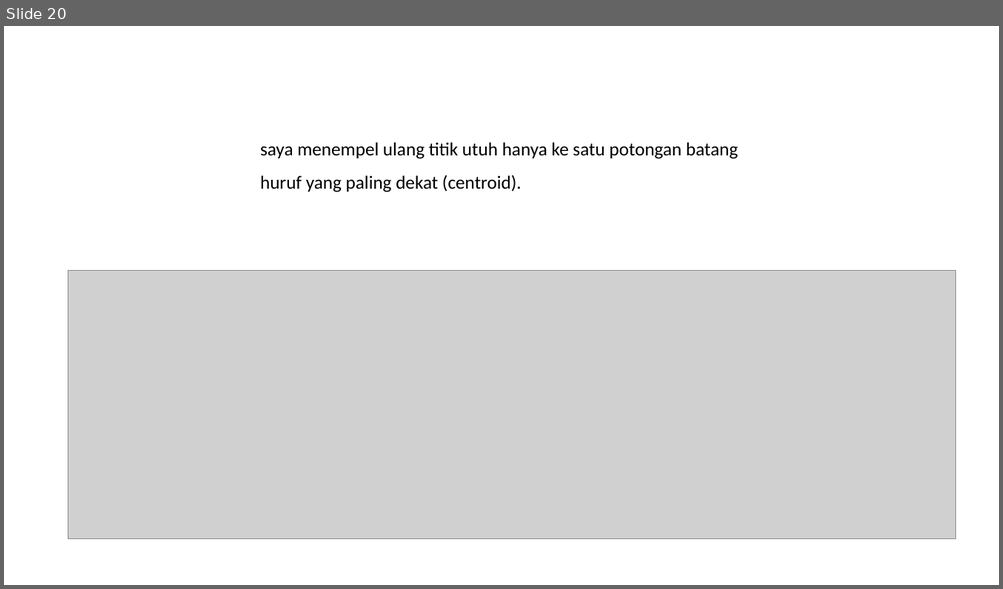
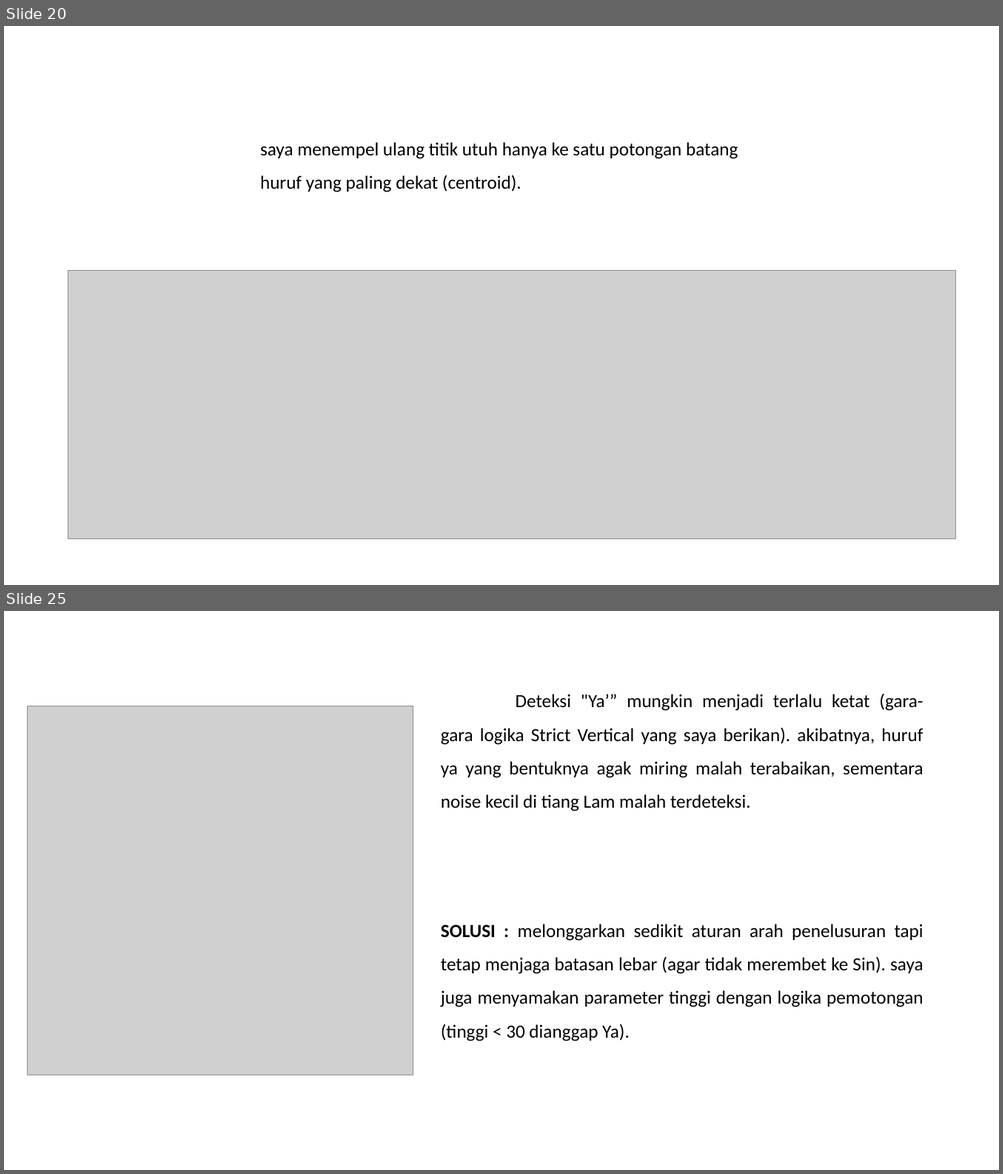
Before and after one commit to fajrullll/TA, a slide deck: LAPORAN PROGRES TUGAS AKHIR.pptx. Shown one above the other, each under a label of ours: slide 20 before the commit, slides 20 and 25 after it; the slides between them are not shown. The pictures are 1003x589 and 1003x1174 pixels, drawn with LibreOffice and Linux fonts; fonts in the diff are those of the drawing; grey boxes stand for pictures. Boxes give left, top, right and bottom in pixels: in the first picture for what was removed or moved away, otherwise in the second. Text is boxed around its words. In the diff, an @@ line names an element or a change of style, - is before the commit and + after.

```diff
--- a/LAPORAN PROGRES TUGAS AKHIR.pptx
+++ b/LAPORAN PROGRES TUGAS AKHIR.pptx
@@ slide 25 added at (4,611,999,1170), background #FFFFFF @@
@@ text added at (441,693,923,812), 18 pt, text #000000 @@
+Deteksi "Ya’” mungkin menjadi terlalu ketat (gara-gara logika Strict Vertical yang saya berikan). akibatnya, huruf ya yang bentuknya agak miring malah terabaikan, sementara noise kecil di tiang Lam malah terdeteksi.
@@ picture added at (27,706,413,1075) @@
@@ text added at (441,924,923,1042), 18 pt, text #000000 @@
+SOLUSI : melonggarkan sedikit aturan arah penelusuran tapi tetap menjaga batasan lebar (agar tidak merembet ke Sin). saya juga menyamakan parameter tinggi dengan logika pemotongan (tinggi < 30 dianggap Ya).
```
Also in this commit, not shown: 23 other slides added, 13 other files.
